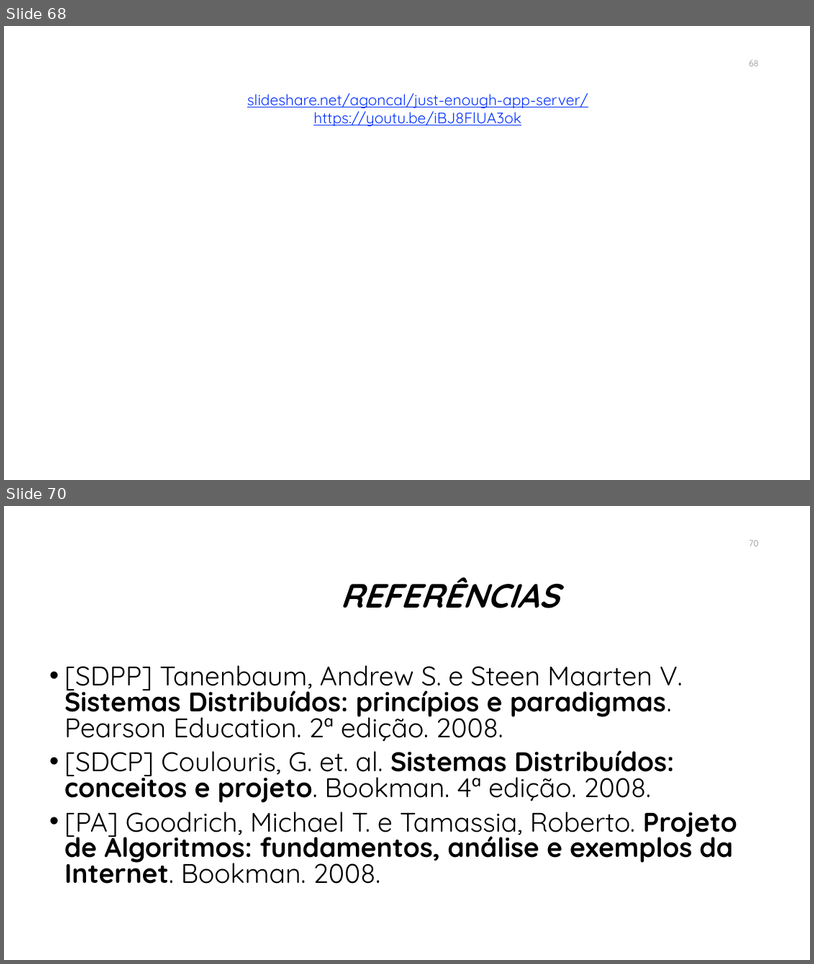
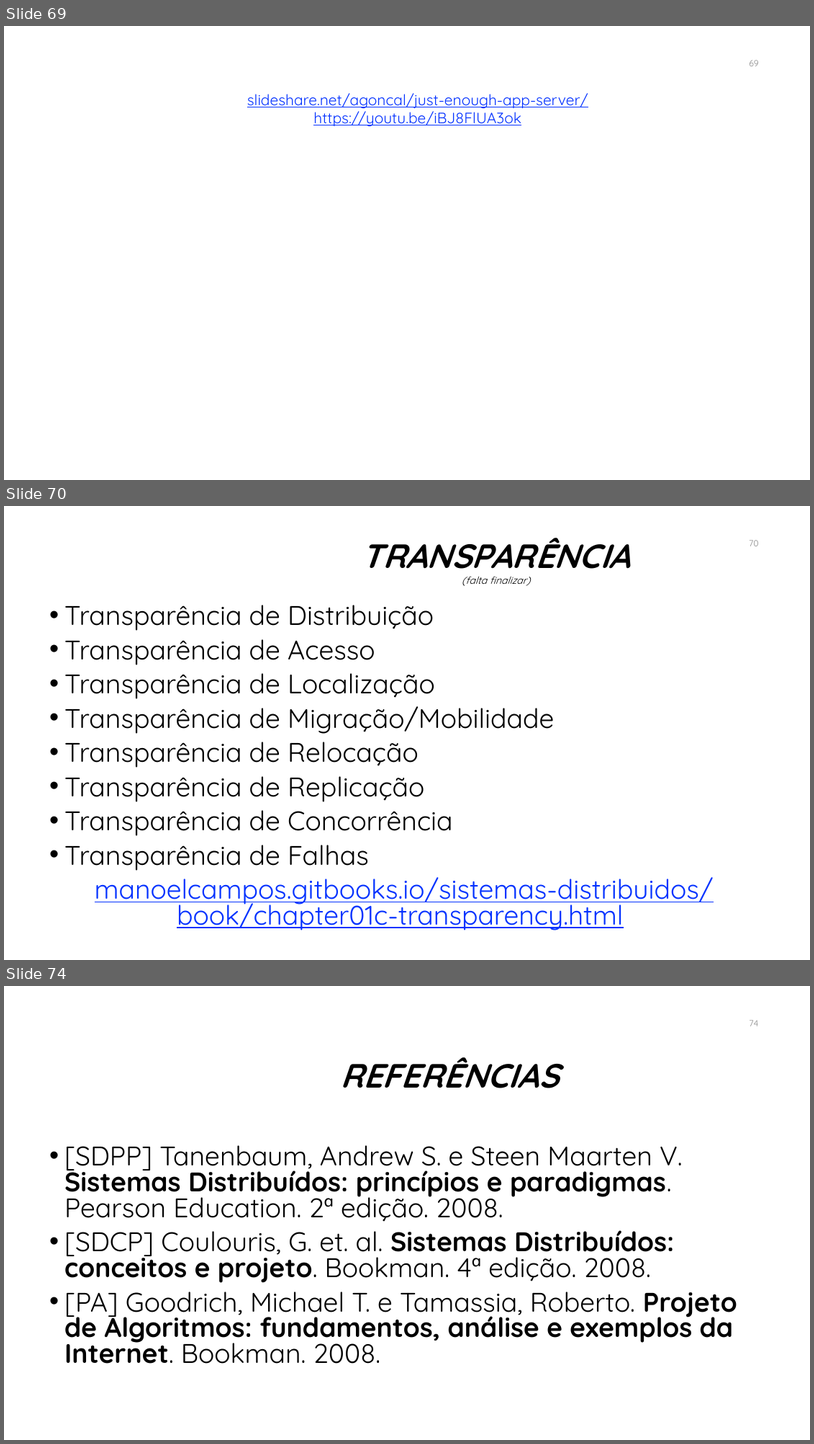
Before and after one commit to manoelcampos/sistemas-distribuidos, a slide deck: introducao-sd.pptx. Shown one above the other, each under a label of ours: slides 68 and 70 before the commit, slides 69, 70 and 74 after it; the slides between them are not shown. The pictures are 814x964 and 814x1444 pixels, drawn with LibreOffice and Linux fonts; fonts in the diff are those of the drawing; background and template pictures are left out. Boxes give left, top, right and bottom in pixels: in the first picture for what was removed or moved away, otherwise in the second. Text is boxed around its words. In the diff, an @@ line names an element or a change of style, - is before the commit and + after.

```diff
--- a/introducao-sd.pptx
+++ b/introducao-sd.pptx
@@ slide 70 added at box(4, 506, 810, 960), background #FFFFFF @@
@@ title added at box(362, 538, 631, 586), 12 pt, text #000000, italic @@
+TRANSPARÊNCIA
+(falta finalizar)
@@ page number added at box(749, 540, 759, 546), 10.5 pt, text #8C8C8C @@
+70
@@ text added at box(64, 605, 714, 930), 32 pt, text #000000 @@
+• Transparência de Distribuição
+• Transparência de Acesso
+• Transparência de Localização
+• Transparência de Migração/Mobilidade
+• Transparência de Relocação
+• Transparência de Replicação
+• Transparência de Concorrência
+• Transparência de Falhas
+manoelcampos.gitbooks.io/sistemas-distribuidos/book/chapter01c-transparency.html
@@ what was slide 68 is now slide 69 @@
@@ what was slide 70 is now slide 74 @@
@@ page number at box(749, 1020, 759, 1026): text changed @@
-70
+74
```
Also in this commit, not shown: 9 slides changed, 4 other slides added, 1 slide removed, 3 other files.
